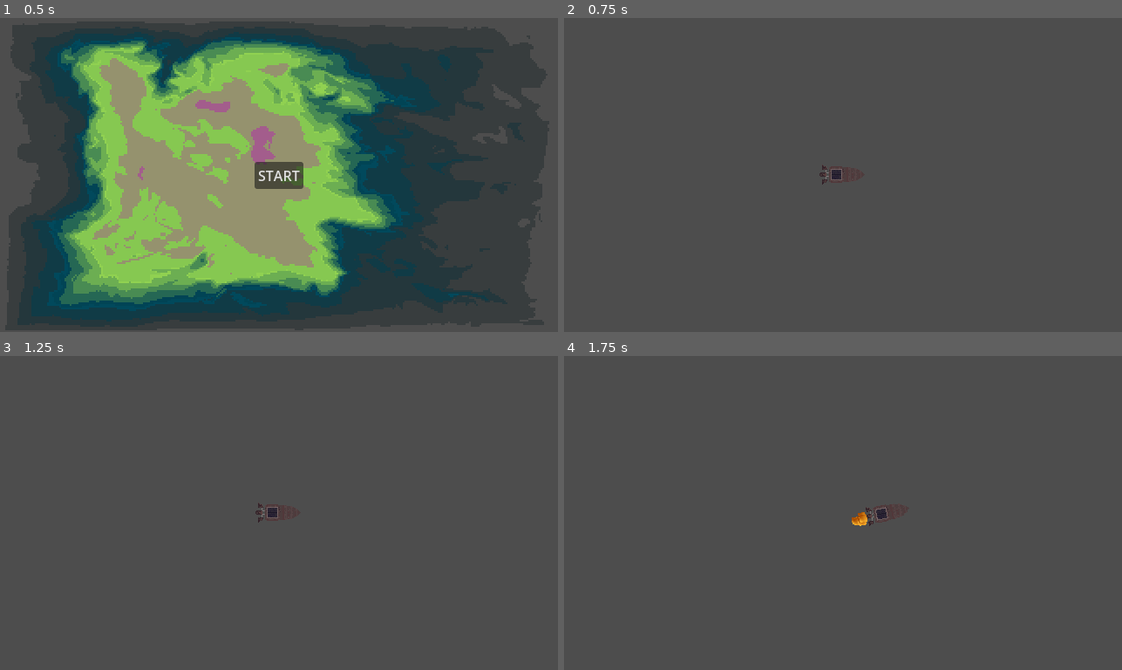
Above: before the commit, frames 1-4 (two rows, left to right).
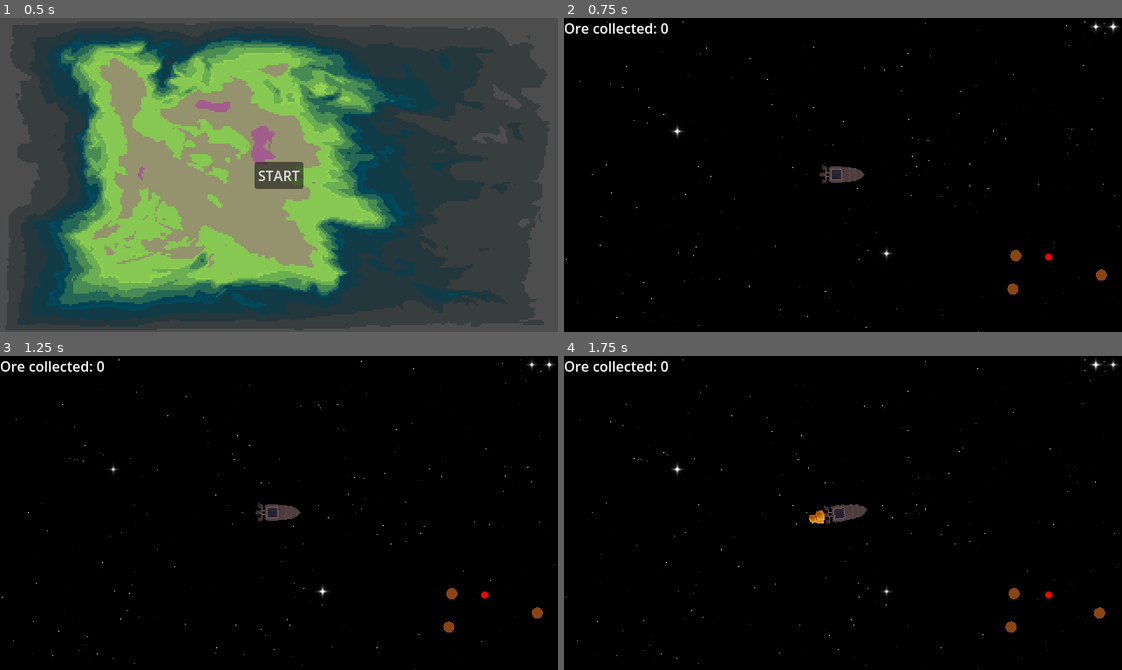
Above: after the commit, the same moments.

Repository: liamhendricks/godot-wild-jam-93
Game: Godot game, scene res://ui/StartMenu.tscn
The game is run twice, just before and just after one commit, with the same random seed, the same clock (stepped at 60 frames per second) and the same inputs.
Inputs (mouse positions are in pixels of both pictures, inside the frame that each line leads up to):
- Up to frame 1 (0.5 s): no input
- Up to frame 2 (0.75 s): click "START" at 0.5 s
- Up to frame 3 (1.25 s): no input
- Up to frame 4 (1.75 s): move the mouse to (965, 497) at 1.27 s; hold D (right) from 1.28 s (still down); tap F (drill_transition) at 1.35 s

Frame 1 is identical in both runs. In frame 2, 100% of the frame differs, in the area x 0-100%, y 0-100%; in frame 3, 100%; in frame 4, 100%.
Error before the commit: Parse Error: Could not preload resource file "res://entities/MotherShip.tscn". (res://main.gd:12)

Commit message:
merge conflicts

Diff:
--- a/godot-wild-jam-93/autoload/GameManager.gd
+++ b/godot-wild-jam-93/autoload/GameManager.gd
@@ -1,13 +1,12 @@
 extends Node
 
-enum RESOURCE_TYPES {ORE}
+enum RESOURCE_TYPES {ORE, CRYSTALS}
 
 var rng : RandomNumberGenerator
 
 func _ready() -> void:
 	rng = RandomNumberGenerator.new()
 	rng.seed = hash(Time.get_ticks_msec())
-
 
 func get_centroid(points : PackedVector2Array) -> Vector2:
 	if points.size() == 0:
@@ -29,3 +28,6 @@
 		area += abs((a.x * (b.y - c.y) + b.x * (c.y - a.y) + c.x * (a.y - b.y)) / 2.0)
 
 	return area
+
+func provide_tween() -> Tween:
+	return get_tree().create_tween()
--- a/godot-wild-jam-93/autoload/UserInterface.gd
+++ b/godot-wild-jam-93/autoload/UserInterface.gd
@@ -1,10 +1,21 @@
 extends CanvasLayer
 
 @onready var minimap : Minimap = $Minimap
+@onready var resource_label : Label = $Label
+
+var player : Player
+
+func _ready() -> void:
+	SignalBus.resource_gathered.connect(_on_resource_gathered, Object.ConnectFlags.CONNECT_DEFERRED)
 
 func init(_player : Player, _shape_generator : ShapeGenerator) -> void:
+	player = _player
 	minimap.init(_player, _shape_generator)
 
 func _input(event: InputEvent) -> void:
 	if event.is_action_pressed("quit"):
 		get_tree().quit()
+
+func _on_resource_gathered(data : ResourceData) -> void:
+	var key := "%d-%d" % [data.resource_type, data.resource_level]
+	resource_label.text = "Ore collected: %s" % player.resource_collection_component.resources[key].resource_amount
--- a/godot-wild-jam-93/autoload/UserInterface.tscn
+++ b/godot-wild-jam-93/autoload/UserInterface.tscn
@@ -16,3 +16,9 @@
 script = ExtResource("2_k50kc")
 minimap_radius = 80.0
 metadata/_custom_type_script = "uid://b4mto80j8slix"
+
+[node name="Label" type="Label" parent="." unique_id=333695033]
+visible = false
+offset_right = 40.0
+offset_bottom = 23.0
+text = "Ore collected: 0"
--- /dev/null
+++ b/godot-wild-jam-93/components/state/Hanger.gd
@@ -0,0 +1,18 @@
+extends State
+class_name HangerState
+
+@export var camera_zoom_in : Vector2 = Vector2(3,3)
+
+func process(_delta:float) -> void:
+	pass
+
+func physics_process(_delta:float) -> void:
+	pass
+
+func enter(_data : Dictionary = {}) -> void:
+	var tween := GameManager.provide_tween()
+	tween.tween_property(player.camera, "zoom", camera_zoom_in, 2.0)
+
+func exit() -> void:
+	var tween := GameManager.provide_tween()
+	tween.tween_property(player.camera, "zoom", Vector2(1.0, 1.0), 2.0)
--- a/godot-wild-jam-93/components/state/State.gd
+++ b/godot-wild-jam-93/components/state/State.gd
@@ -1,6 +1,7 @@
 class_name State extends Resource
 
 @export var state_name : String = ""
+
 var player : Player
 var machine : StateMachine
 
--- a/godot-wild-jam-93/entities/MotherShip.tscn
+++ b/godot-wild-jam-93/entities/MotherShip.tscn
@@ -1,41 +1,39 @@
 [gd_scene format=3 uid="uid://dmrgm8iua12fd"]
 
 [ext_resource type="Script" uid="uid://cqfstfv1k8gh" path="res://entities/mother_ship.gd" id="1_w43xp"]
-[ext_resource type="Script" uid="uid://h6yqckn4ona" path="res://data/ResourceData.gd" id="2_w43xp"]
+[ext_resource type="Texture2D" uid="uid://duv655dooac3v" path="res://entities/MotherShipAss.png" id="2_fsxry"]
+[ext_resource type="Script" uid="uid://3v1tyivjfmqj" path="res://entities/MothershipEye.gd" id="3_0rkyi"]
 
-[sub_resource type="Resource" id="Resource_fsxry"]
-script = ExtResource("2_w43xp")
-resource_amount = 12
-metadata/_custom_type_script = "uid://h6yqckn4ona"
-[ext_resource type="Texture2D" uid="uid://duv655dooac3v" path="res://entities/MotherShipAss.png" id="2_w43xp"]
-[ext_resource type="Texture2D" uid="uid://d1p4krnumrxcy" path="res://entities/eyecircle.png" id="3_0rkyi"]
-[ext_resource type="Texture2D" uid="uid://bxbo0e3gxyyl3" path="res://entities/pupil.png" id="4_f1fb0"]
+[sub_resource type="RectangleShape2D" id="RectangleShape2D_fsxry"]
+size = Vector2(165, 123)
 
-[sub_resource type="RectangleShape2D" id="RectangleShape2D_0rkyi"]
-size = Vector2(102, 20)
+[node name="MotherShip" type="Area2D" unique_id=345502717]
+script = ExtResource("1_w43xp")
 
-[node name="MotherShip" type="Node2D" unique_id=1851260540]
-z_index = 100
-script = ExtResource("1_w43xp")
-bounty = SubResource("Resource_fsxry")
+[node name="Sprite2D" type="Sprite2D" parent="." unique_id=2056654260]
+texture = ExtResource("2_fsxry")
 
-[node name="Sprite2D" type="Sprite2D" parent="." unique_id=479078289]
-z_index = -100
-texture = ExtResource("2_w43xp")
+[node name="Eye" type="Node2D" parent="." unique_id=1785906246]
+position = Vector2(-130, 7)
+script = ExtResource("3_0rkyi")
 
-[node name="eyecircle" type="Sprite2D" parent="Sprite2D" unique_id=1610361756]
-position = Vector2(-132, 6)
-texture = ExtResource("3_0rkyi")
+[node name="CollisionShape2D" type="CollisionShape2D" parent="." unique_id=14427890]
+position = Vector2(7.5, 3.5)
+shape = SubResource("RectangleShape2D_fsxry")
 
-[node name="pupil" type="Sprite2D" parent="Sprite2D/eyecircle" unique_id=2060246649]
-position = Vector2(8, 0)
-texture = ExtResource("4_f1fb0")
+[node name="SpawnTimer" type="Timer" parent="." unique_id=1636178073]
+wait_time = 120.0
+autostart = true
 
-[node name="Area2D" type="Area2D" parent="." unique_id=1916907645]
+[node name="DespawnTimer" type="Timer" parent="." unique_id=1680471072]
+wait_time = 12.0
 
-[node name="CollisionShape2D" type="CollisionShape2D" parent="Area2D" unique_id=2028276749]
-position = Vector2(4, 5)
-shape = SubResource("RectangleShape2D_0rkyi")
+[node name="Control" type="Control" parent="." unique_id=1830230622]
+layout_mode = 3
+anchors_preset = 0
+offset_right = 40.0
+offset_bottom = 40.0
 
-[connection signal="body_entered" from="Area2D" to="." method="_on_area_2d_body_entered"]
-[connection signal="body_exited" from="Area2D" to="." method="_on_area_2d_body_exited"]
+[connection signal="body_entered" from="." to="." method="_on_area_2d_body_entered"]
+[connection signal="timeout" from="SpawnTimer" to="." method="_on_spawn_timer_timeout"]
+[connection signal="timeout" from="DespawnTimer" to="." method="_on_despawn_timer_timeout"]
--- /dev/null
+++ b/godot-wild-jam-93/entities/MothershipEye.gd
@@ -0,0 +1,8 @@
+extends Node2D
+
+func _ready() -> void:
+	draw.connect(_on_draw)
+
+func _on_draw():
+	draw_circle(Vector2(0.0, 0.0), 25.0, Color.REBECCA_PURPLE)
+	draw_circle(Vector2(8.0, 0.0), 8.0, Color.RED)
--- a/godot-wild-jam-93/entities/Player.gd
+++ b/godot-wild-jam-93/entities/Player.gd
@@ -5,6 +5,7 @@
 @export var state_machine : StateMachine
 @export var resource_collection_component : ResourceCollectionComponent
 @export var inventory_component : InventoryComponent
+@export var camera : Camera2D
 
 @onready var raycast : RayCast2D = $RayCast2D
 @onready var left_spawn : Node2D = $LeftSpawn
--- a/godot-wild-jam-93/entities/mother_ship.gd
+++ b/godot-wild-jam-93/entities/mother_ship.gd
@@ -4,15 +4,14 @@
 
 @export var bounty : ResourceData
 @export var bounty_increment_value_min : int = 5
+@export var player : Player
+@export var camera : Camera2D
 
-var enter_timer = 10.0
-var exit_timer = 10.0
-var camera : Camera2D
-var player: CharacterBody2D
-var camera_zoom_in : Vector2 = Vector2(3,3)
+@onready var eye : Node2D = $Eye
+@onready var spawn_timer : Timer = $SpawnTimer
+@onready var despawn_timer : Timer = $DespawnTimer
 
 func _ready() -> void:
-	camera = get_parent().get_node("Camera2D")
 	if !SignalBus.bounty_delivered.is_connected(_increment_bounty):
 		SignalBus.bounty_delivered.connect(_increment_bounty)
 
@@ -20,24 +19,20 @@
 	bounty.resource_amount += GameManager.rng.randi_range(bounty_increment_value_min, bounty_increment_value_min + bounty_increment_value_min)
 	bounty.resource_level += bounty_level_increment
 
-func _physics_process(delta: float) -> void:
-	if player != null:
-		var dir = player.global_position - $Sprite2D/eyecircle.global_position
-		$Sprite2D/eyecircle.rotation = dir.angle()
-	if player != null and player.is_in_group("Hangar"):
-		player.get_node("MovementComponent").speed = 0
-		camera.zoom = camera.zoom.lerp(camera_zoom_in, delta * 1)
-	else:
+func _process(_delta: float) -> void:
+	eye.look_at(player.global_position)
 
-		pass
+func _on_area_2d_body_entered(_body: Node2D) -> void:
+	if !visible:
+		return
 
-func _on_area_2d_body_entered(body: Player ) -> void:
-	if body == player:
+	# do you have enough resource? if not, you die
+	despawn_timer.stop()
+	player.state_machine.transition("hanger")
 
-		player.position = position
-		player.add_to_group("Hangar")
+func _on_spawn_timer_timeout() -> void:
+	visible = true
 
-func _on_area_2d_body_exited(body: Node2D) -> void:
-	if body == player:
-		player.remove_from_group("Hangar")
-		player.get_node("MovementComponent").speed = 600
+func _on_despawn_timer_timeout() -> void:
+	# kill the player with shooting star lazers
+	pass # Replace with function body.
--- a/godot-wild-jam-93/main.gd
+++ b/godot-wild-jam-93/main.gd
@@ -4,16 +4,14 @@
 @onready var shape_generator : ShapeGenerator = $ShapeGenerator
 @onready var player : Player = $Player
 @onready var state_machine : StateMachine = $StateMachine
-
 @export var space_scene : PackedScene
 
-var enter_timer = 10.0
-var exit_timer = 20
 var mother_ship = preload("res://entities/MotherShip.tscn")
 var mother_arriving = null
 var background : SpaceBackground
 
 func _ready() -> void:
+	UserInterface.resource_label.show()
 	background = space_scene.instantiate()
 	background.init(player)
 	background.size = get_viewport_rect().size * 1.5
@@ -25,20 +23,5 @@
 	if event.is_action_pressed("quit"):
 		get_tree().quit()
 
-func _physics_process(delta: float) -> void:
+func _physics_process(_delta: float) -> void:
 	camera.position = player.position
-
-	enter_timer = enter_timer - delta
-	exit_timer = exit_timer - delta
-	if enter_timer <= 0 and mother_arriving == null:
-		mother_arriving = mother_ship.instantiate()
-		mother_arriving.position = player.position
-		add_child(mother_arriving)#mother is here
-		mother_arriving.player = player #seting player to mothership
-		enter_timer = 20.0
-		exit_timer = 10
-	if exit_timer <= 0:
-		if mother_arriving != null:
-			camera.zoom = Vector2(1,1)
-			mother_arriving.queue_free()
-			mother_arriving = null
--- a/godot-wild-jam-93/main.tscn
+++ b/godot-wild-jam-93/main.tscn
@@ -9,6 +9,9 @@
 [ext_resource type="Script" uid="uid://c5e2txg2grome" path="res://components/state/Drill.gd" id="7_272bh"]
 [ext_resource type="Script" uid="uid://c2opaw30b4xa3" path="res://components/state/Burst.gd" id="8_5vw27"]
 [ext_resource type="PackedScene" uid="uid://bspesketaayad" path="res://effects/SpaceBackground.tscn" id="9_kek77"]
+[ext_resource type="Script" uid="uid://cg6ha4l48wg14" path="res://components/state/Hanger.gd" id="10_dg77c"]
+[ext_resource type="PackedScene" uid="uid://dmrgm8iua12fd" path="res://entities/MotherShip.tscn" id="10_efxa6"]
+[ext_resource type="Script" uid="uid://h6yqckn4ona" path="res://data/ResourceData.gd" id="11_dg77c"]
 
 [sub_resource type="Gradient" id="Gradient_1bvp3"]
 
@@ -38,6 +41,16 @@
 state_name = "burst"
 metadata/_custom_type_script = "uid://c2opaw30b4xa3"
 
+[sub_resource type="Resource" id="Resource_w48qg"]
+script = ExtResource("10_dg77c")
+state_name = "hanger"
+metadata/_custom_type_script = "uid://cg6ha4l48wg14"
+
+[sub_resource type="Resource" id="Resource_ycdy4"]
+script = ExtResource("11_dg77c")
+resource_amount = 12
+metadata/_custom_type_script = "uid://h6yqckn4ona"
+
 [node name="Main" type="Node2D" unique_id=915958229]
 z_index = 1
 script = ExtResource("1_0xm2m")
@@ -53,19 +66,18 @@
 
 [node name="Camera2D" type="Camera2D" parent="." unique_id=851280059]
 
-[node name="Player" parent="." unique_id=541402811 node_paths=PackedStringArray("state_machine") instance=ExtResource("4_1bvp3")]
+[node name="Player" parent="." unique_id=541402811 node_paths=PackedStringArray("state_machine", "camera") instance=ExtResource("4_1bvp3")]
 state_machine = NodePath("../StateMachine")
+camera = NodePath("../Camera2D")
 
 [node name="StateMachine" type="Node" parent="." unique_id=2086443390]
 script = ExtResource("4_lquwl")
-states = Array[ExtResource("5_lquwl")]([SubResource("Resource_272bh"), SubResource("Resource_5vw27"), SubResource("Resource_kek77")])
+states = Array[ExtResource("5_lquwl")]([SubResource("Resource_272bh"), SubResource("Resource_5vw27"), SubResource("Resource_kek77"), SubResource("Resource_w48qg")])
 metadata/_custom_type_script = "uid://bdi6qp6ufr7jy"
 
-[node name="SpawnTimer" type="Timer" parent="." unique_id=829186866]
-wait_time = 3.0
-
-[node name="DespawnTimer" type="Timer" parent="." unique_id=242551734]
-wait_time = 3.0
-
-[connection signal="timeout" from="SpawnTimer" to="." method="_on_timer_timeout"]
-[connection signal="timeout" from="DespawnTimer" to="." method="_on_despawn_timer_timeout"]
+[node name="MotherShip" parent="." unique_id=828673027 node_paths=PackedStringArray("player", "camera") instance=ExtResource("10_efxa6")]
+visible = false
+monitorable = false
+bounty = SubResource("Resource_ycdy4")
+player = NodePath("../Player")
+camera = NodePath("../Camera2D")
Not shown, added: godot-wild-jam-93/components/state/Hanger.gd.uid
Not shown, added: godot-wild-jam-93/entities/MothershipEye.gd.uid
